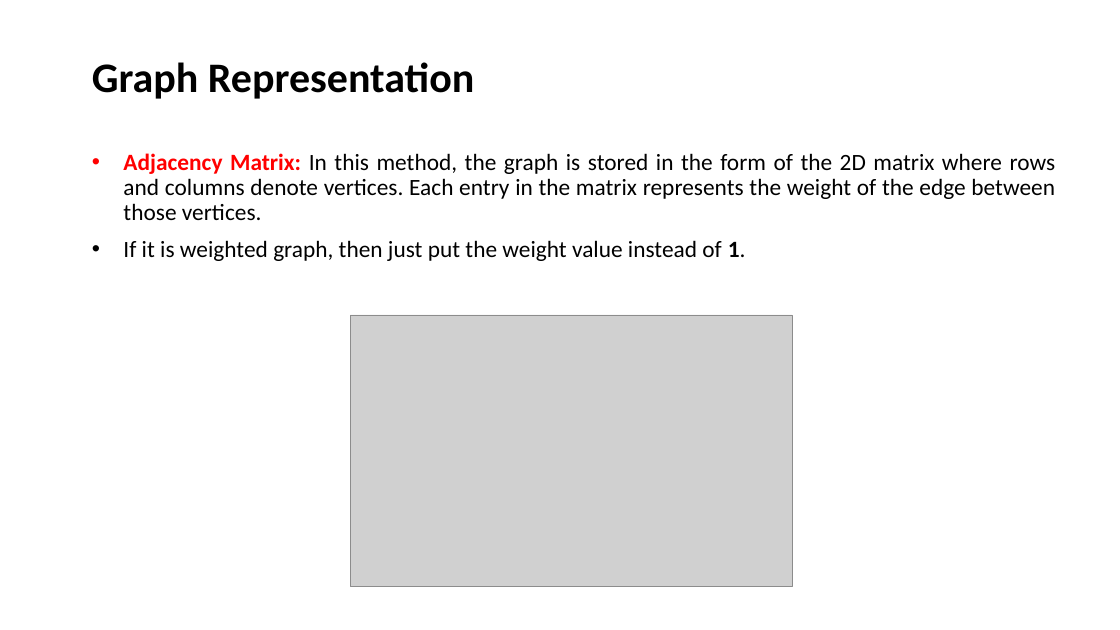
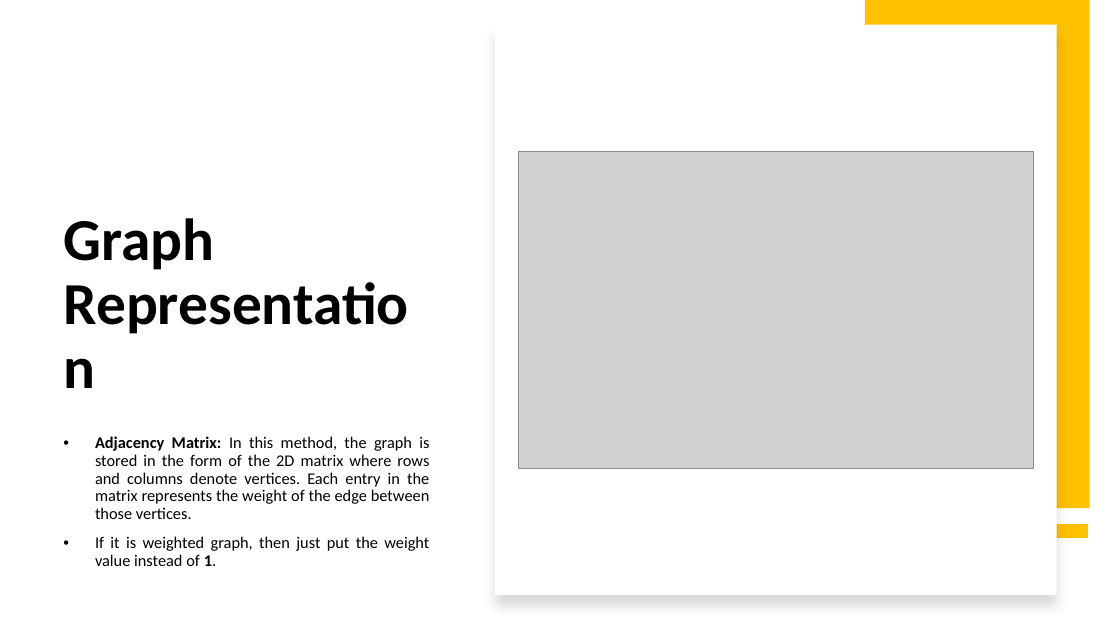
Before and after one commit to alaminbhuyan/DSA-In-Python, a slide deck: slide 8 of Data Structure & Algorithm PDF/Graph Data Structure.pptx. Drawn at 1120x630 pixels with LibreOffice and Linux fonts; fonts in the diff are those of the drawing; grey boxes stand for pictures. Boxes give left, top, right and bottom in pixels: in the first picture for what was removed or moved away, otherwise in the second. Text is boxed around its words. In the diff, an @@ line names an element or a change of style, - is before the commit and + after.

Commit message:
Update Graph Data Structure PPTX file
Replaces the existing Graph Data Structure PowerPoint file with a new version. Specific content changes are not detailed in the diff.

```diff
--- a/Data Structure & Algorithm PDF/Graph Data Structure.pptx
+++ b/Data Structure & Algorithm PDF/Graph Data Structure.pptx
@@ rectangle added at (495,24,1057,595), fill #FFFFFF @@
@@ rectangle added at (865,0,1091,508), fill #FFC000 @@
@@ title "Graph Representation": place and size @@
-title "Graph Representation" at (92,62,474,99)
+title "Graph Representation" at (63,218,214,270)
@@ title "Graph Representation" at (63,218,214,270): size 36 to 51 pt @@
@@ picture: place and size @@
-picture at (350,315,792,586)
+picture at (518,151,1033,468)
@@ subtitle "Adjacency Matrix: In this method, ...": place and size @@
-subtitle "Adjacency Matrix: In this method, ..." at (123,153,1056,261)
+subtitle "Adjacency Matrix: In this method, ..." at (95,436,430,566)
@@ subtitle "Adjacency Matrix: In this method, ..." at (95,436,430,566): size 20 to 14 pt; text colour #FF0000 to #000000 in "Adjacency Matrix:" @@
@@ line added from (1089, 531) to (865, 531), #FFC000 12 pt @@
```
Also in this commit, not shown: 11 other slides changed, 1 slide added.
